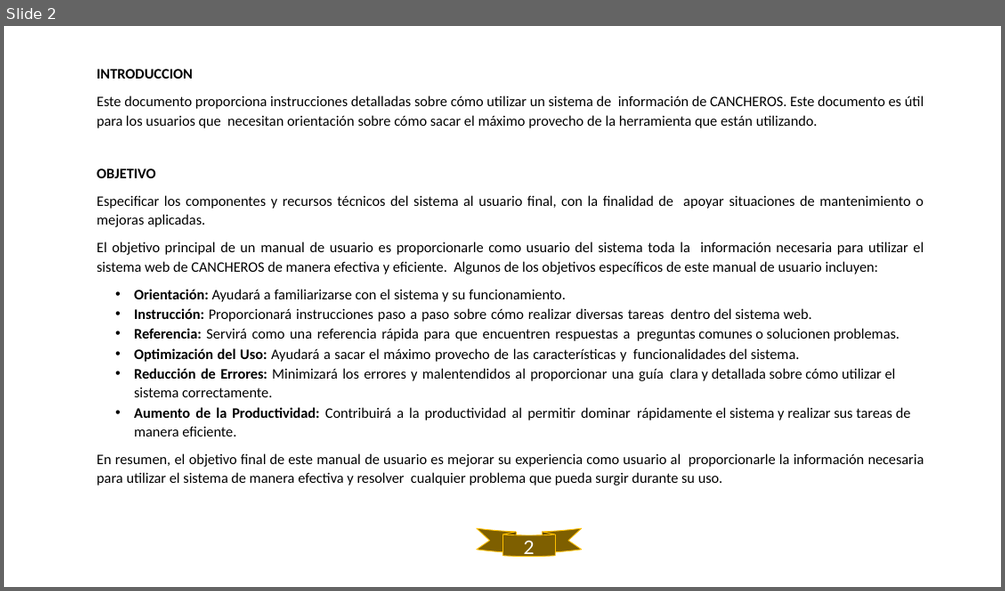
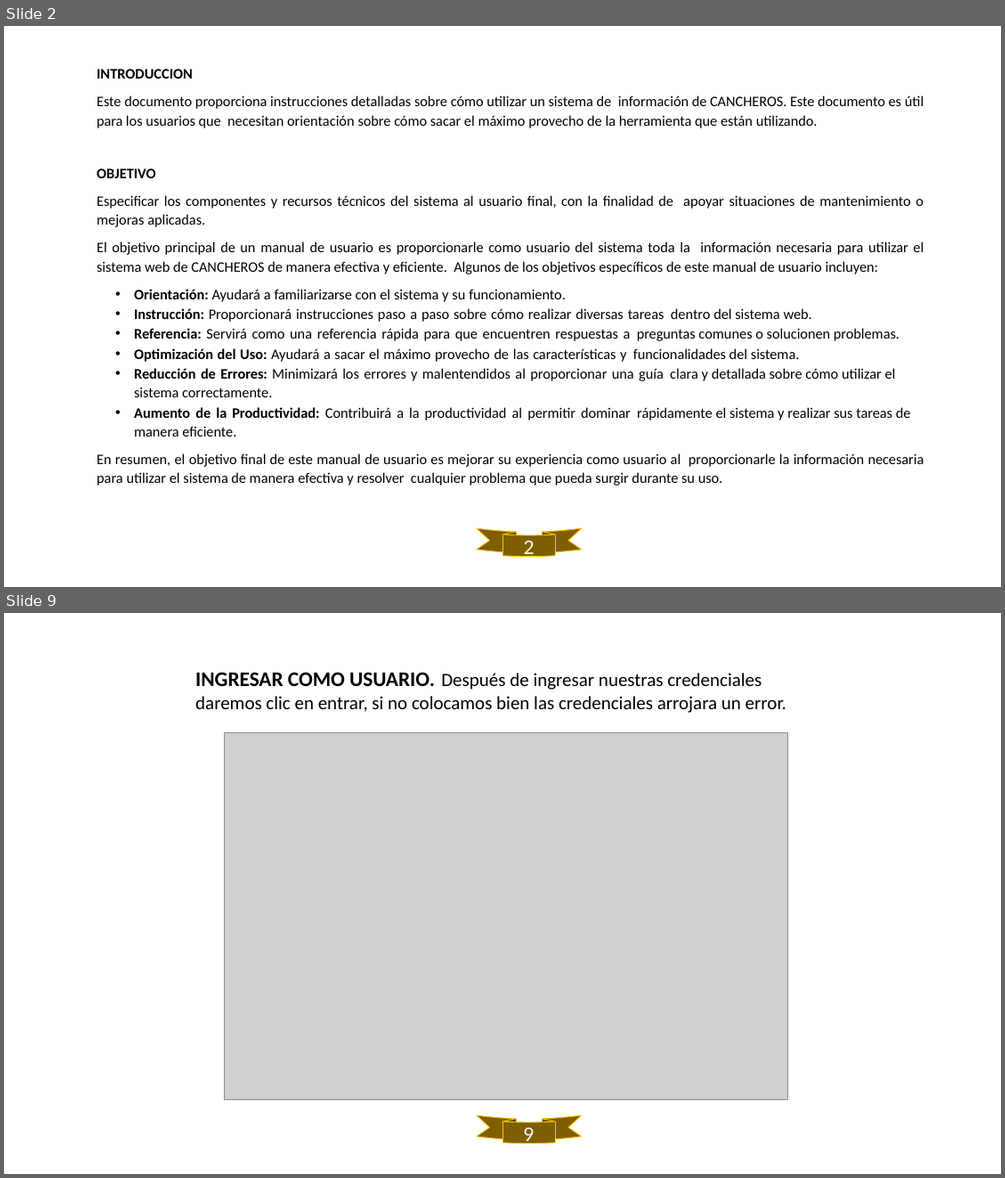
Before and after one commit to Nicolasgil06/CANCHEROS, a slide deck: assets/docs/Trimestre V/04_Manual_Usuario/cancheros manual usuario .pptx. Shown one above the other, each under a label of ours: slide 2 before the commit, slides 2 and 9 after it; the slides between them are not shown. The pictures are 1005x591 and 1005x1178 pixels, drawn with LibreOffice and Linux fonts; fonts in the diff are those of the drawing; grey boxes stand for pictures. Boxes give left, top, right and bottom in pixels: in the first picture for what was removed or moved away, otherwise in the second. Text is boxed around its words. In the diff, an @@ line names an element or a change of style, - is before the commit and + after.

```diff
--- a/assets/docs/Trimestre V/04_Manual_Usuario/cancheros manual usuario .pptx
+++ b/assets/docs/Trimestre V/04_Manual_Usuario/cancheros manual usuario .pptx
@@ slide 9 added at [4,613,1001,1174], background #FFFFFF @@
@@ text added at [195,672,786,713], 18 pt, text #000000 @@
+INGRESAR COMO USUARIO. Después de ingresar nuestras credenciales daremos clic en entrar, si no colocamos bien las credenciales arrojara un error.
@@ picture added at [225,732,788,1100] @@
@@ freeform shape added at [477,1116,582,1144], fill #7E5F00 @@
@@ freeform shape added at [477,1116,582,1144], outline #FFC000 0.75 pt @@
@@ freeform shape added at [502,1119,555,1122], fill #664D00 @@
@@ text added at [524,1127,534,1145], 18 pt, text #FFFFFF @@
+9
```
Also in this commit, not shown: 6 slides changed, 4 other slides added.
